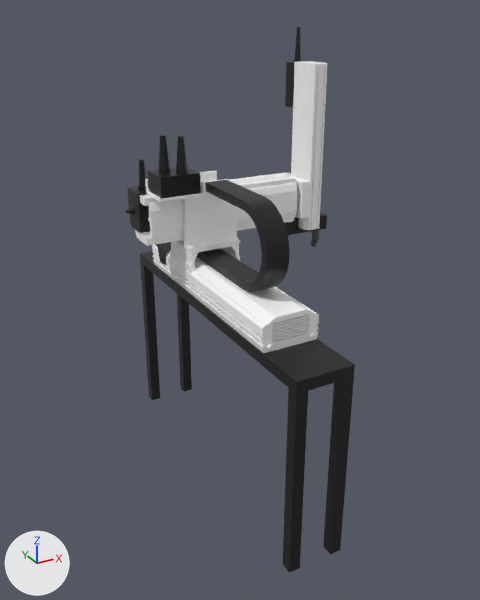
Two versions of the glTF model models/PickPlaceCell/Pick_and_Place_Robot.glb, one commit apart.
The view is the same before and after, from a 50 mm camera at (-0.72, -1.059, 0.823) aimed at (-0.192, -0.1, 0.343). Arrows for +X, +Y and +Z are at lower left; the lights stay in place. The picture after the commit comes second. Where no turn or scale is listed for an object, it has been applied to the vertices.
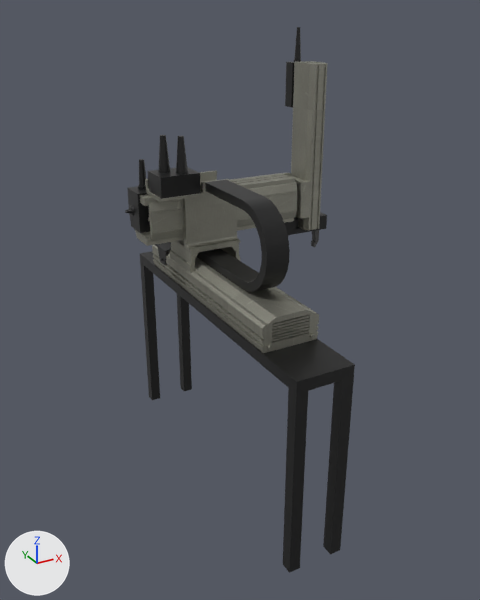
Pixel boxes (x1, y1, x2, y2) of what changed, in the pictures (480 x 600 px):
'Mesh_38', recoloured (white to grey)
    both: (152, 245, 319, 353)
'Mesh_27', recoloured (white to grey)
    both: (291, 61, 327, 230)
'Mesh_37', recoloured (white to grey)
    both: (135, 173, 310, 246)
'Mesh_25', recoloured (white to grey)
    both: (145, 170, 240, 273)

The change, as a list of edits to the scene's bpy script:
```text
Add img_baked_brushed_aluminum_normal:
    img_baked_brushed_aluminum_normal = load_image('Baked brushed aluminum normal', '_unpacked/Baked_brushed_aluminum_normal', 512, 512, 'Non-Color')
Add img_baked_brushed_aluminum_albedo:
    img_baked_brushed_aluminum_albedo = load_image('Baked brushed aluminum albedo', '_unpacked/Baked_brushed_aluminum_albedo', 512, 512, 'sRGB')
Add mat_baked_brushed_aluminum:
    mat_baked_brushed_aluminum = bpy.data.materials.new('Baked Brushed Aluminum')
    # colours: light grey #dddeda
    # uses the picture img_baked_brushed_aluminum_albedo
    # uses the picture img_baked_brushed_aluminum_normal
Change me_mesh_25_001:
    where me_mesh_25_001.from_pydata(...)  # 240 vertices, 484 faces; spans x -0.504..-0.35, y -0.208..-0.112, z 0.35..0.537
    remove me_mesh_25_001.materials.append(mat_basic_white_plastic_009a_001)  # white #ffffff
    add me_mesh_25_001.materials.append(mat_baked_brushed_aluminum)
Change me_mesh_27_001:
    where me_mesh_27_001.from_pydata(...)  # 126 vertices, 248 faces; spans x -0.269..-0.23, y -0.305..-0.237, z 0.33..0.637
    remove me_mesh_27_001.materials.append(mat_basic_white_plastic_009a_001)  # white #ffffff
    add me_mesh_27_001.materials.append(mat_baked_brushed_aluminum)
Change me_mesh_37_001:
    where me_mesh_37_001.from_pydata(...)  # 239 vertices, 480 faces; spans x -0.593..-0.245, y -0.307..-0.236, z 0.35..0.434
    remove me_mesh_37_001.materials.append(mat_basic_white_plastic_009a_001)  # white #ffffff
    add me_mesh_37_001.materials.append(mat_baked_brushed_aluminum)
Change me_mesh_38_001:
    where me_mesh_38_001.from_pydata(...)  # 314 vertices, 624 faces; spans x -0.478..-0.377, y -0.476..-0.041, z 0.7..0.755
    remove me_mesh_38_001.materials.append(mat_basic_white_plastic_009a_001)  # white #ffffff
    add me_mesh_38_001.materials.append(mat_baked_brushed_aluminum)
```
